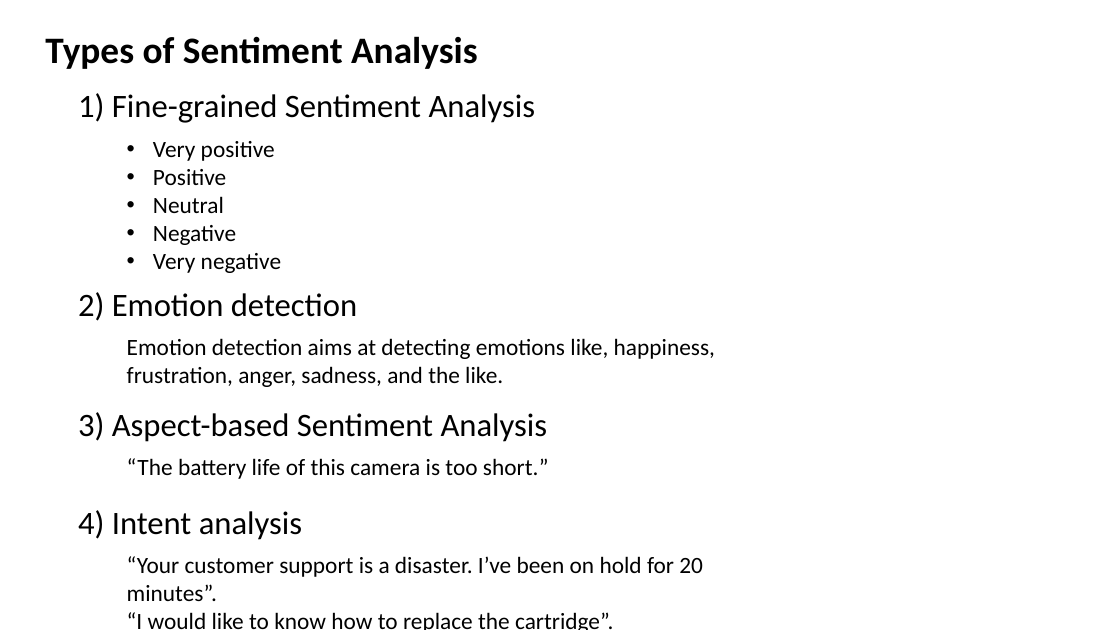
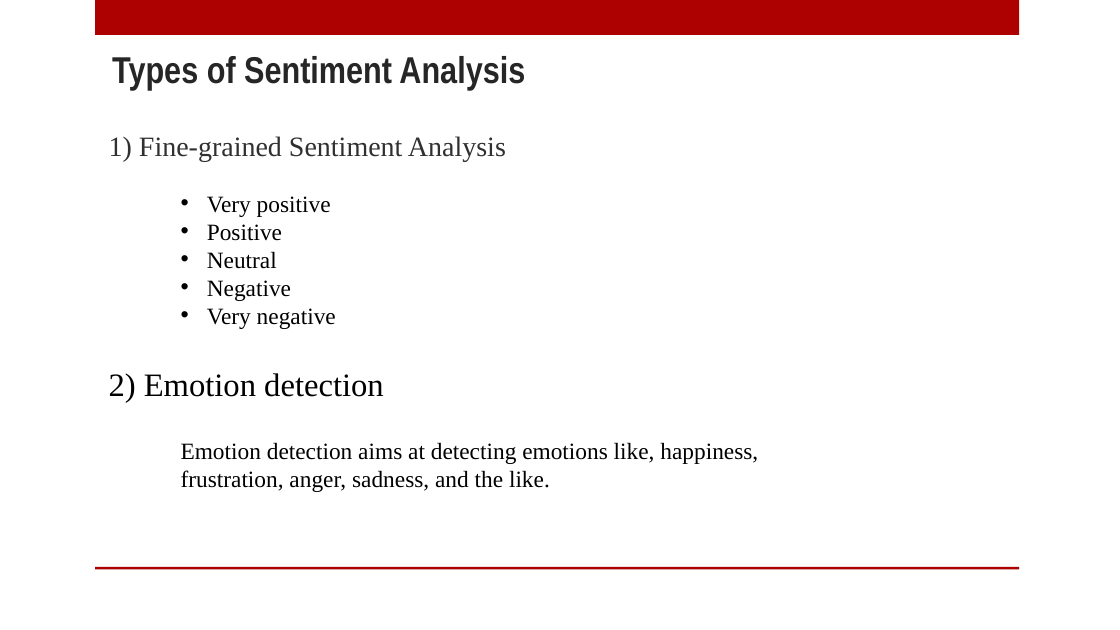
Before and after one commit to slugger07/ML-Experiments, a slide deck: slide 5 of Racism Analysis Twitter Data/Sentiment Analysis.pptx. Drawn at 1120x630 pixels with LibreOffice and Linux fonts; fonts in the diff are those of the drawing; background and template pictures are left out. Boxes give left, top, right and bottom in pixels: in the first picture for what was removed or moved away, otherwise in the second. Text is boxed around its words. In the diff, an @@ line names an element or a change of style, - is before the commit and + after.

```diff
--- a/Racism Analysis Twitter Data/Sentiment Analysis.pptx
+++ b/Racism Analysis Twitter Data/Sentiment Analysis.pptx
@@ rectangle added at box(95, 0, 1019, 35), fill #AD0101 @@
@@ title "Types of Sentiment Analysis": place and size @@
-title "Types of Sentiment Analysis" at box(45, 36, 478, 69)
+title "Types of Sentiment Analysis" at box(112, 56, 525, 90)
@@ title "Types of Sentiment Analysis" at box(112, 56, 525, 90): font Calibri to Arial Narrow, text colour #000000 to #262626; line spacing 0.9 to 1; vertical alignment middle to bottom @@
@@ text "1) Fine-grained Sentiment Analysis": place and size @@
-text "1) Fine-grained Sentiment Analysis" at box(78, 93, 536, 123)
+text "1) Fine-grained Sentiment Analysis" at box(109, 136, 506, 162)
@@ text "1) Fine-grained Sentiment Analysis" at box(109, 136, 506, 162): size 28 to 24 pt, font Calibri to Times New Roman, text colour #000000 to #303030; line spacing 0.9 to 1; less space between paragraphs; vertical alignment top to middle @@
@@ text "Very positive": place and size @@
-text "Very positive" at box(153, 141, 281, 273)
+text "Very positive" at box(207, 196, 336, 329)
@@ text "2) Emotion detection": place and size @@
-text "2) Emotion detection" at box(78, 292, 357, 321)
+text "2) Emotion detection" at box(109, 373, 384, 402)
@@ text removed at box(78, 412, 548, 442) @@
-3) Aspect-based Sentiment Analysis
@@ font Calibri to Times New Roman in 3 elements at box(207, 196, 336, 329), box(109, 373, 384, 402), box(181, 442, 758, 492) @@
@@ text "Emotion detection aims at detecting ...": place and size @@
-text "Emotion detection aims at detecting ..." at box(127, 338, 715, 387)
+text "Emotion detection aims at detecting ..." at box(181, 442, 758, 492)
@@ text removed at box(127, 458, 549, 479) @@
-“The battery life of this camera is too short.”
@@ text removed at box(78, 510, 302, 540) @@
-4) Intent analysis
@@ rectangle added at box(95, 567, 1019, 570), fill #AD0101 @@
@@ text removed at box(127, 556, 703, 630) @@
-“Your customer support is a disaster. I’ve been on hold for 20 minutes”.
-“I would like to know how to replace the cartridge”.
```
Also in this commit, not shown: 5 other slides changed, 16 slides added, 4 slides removed, 1 other file.
